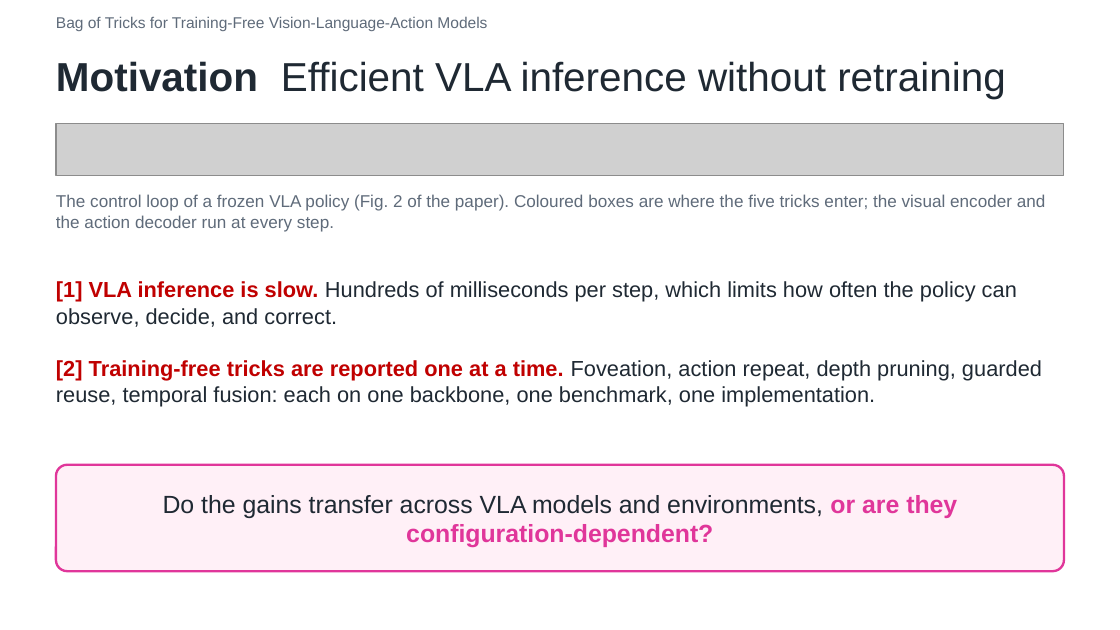
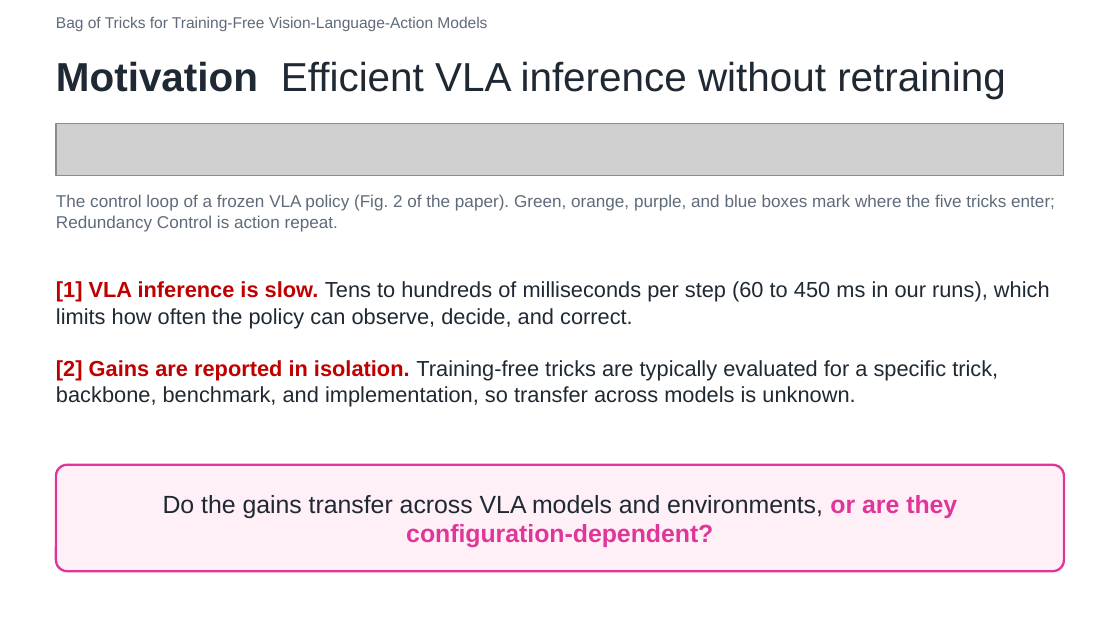
Before and after one commit to trillion-boy/BiVLA, a slide deck: slide 1 of experiments/paper/video/ICRA27_video_v2.pptx. Drawn at 1120x630 pixels with LibreOffice and Linux fonts; fonts in the diff are those of the drawing; grey boxes stand for pictures. Boxes give left, top, right and bottom in pixels: in the first picture for what was removed or moved away, otherwise in the second. Text is boxed around its words. In the diff, an @@ line names an element or a change of style, - is before the commit and + after.

```diff
--- a/experiments/paper/video/ICRA27_video_v2.pptx
+++ b/experiments/paper/video/ICRA27_video_v2.pptx
@@ text at (x1=56, y1=194, x2=1055, y2=232): text changed @@
-The control loop of a frozen VLA policy (Fig. 2 of the paper). Coloured boxes are where the five tricks enter; the visual encoder and the action decoder run at every step.
+The control loop of a frozen VLA policy (Fig. 2 of the paper). Green, orange, purple, and blue boxes mark where the five tricks enter; Redundancy Control is action repeat.
@@ text at (x1=56, y1=281, x2=1050, y2=328): text changed @@
-[1] VLA inference is slow. Hundreds of milliseconds per step, which limits how often the policy can observe, decide, and correct.
+[1] VLA inference is slow. Tens to hundreds of milliseconds per step (60 to 450 ms in our runs), which limits how often the policy can observe, decide, and correct.
@@ text at (x1=56, y1=360, x2=998, y2=407): text changed @@
-[2] Training-free tricks are reported one at a time. Foveation, action repeat, depth pruning, guarded reuse, temporal fusion: each on one backbone, one benchmark, one implementation.
+[2] Gains are reported in isolation. Training-free tricks are typically evaluated for a specific trick, backbone, benchmark, and implementation, so transfer across models is unknown.
```
Also in this commit, not shown: 8 other slides changed, 11 other files.
